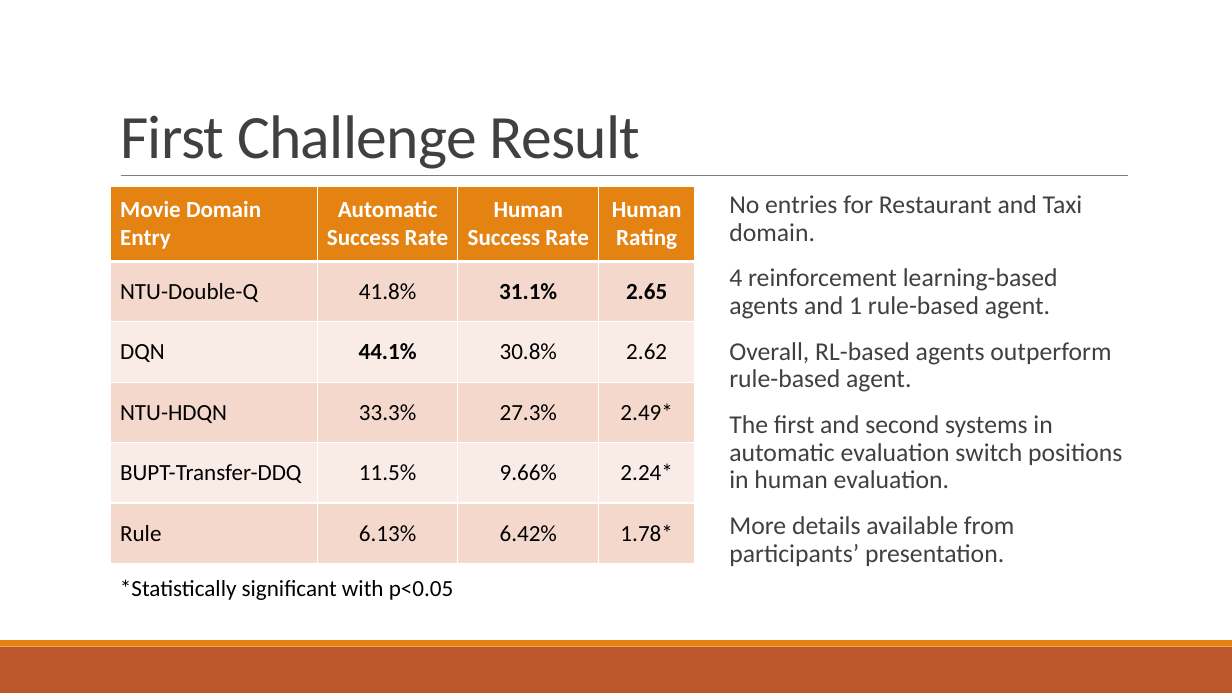
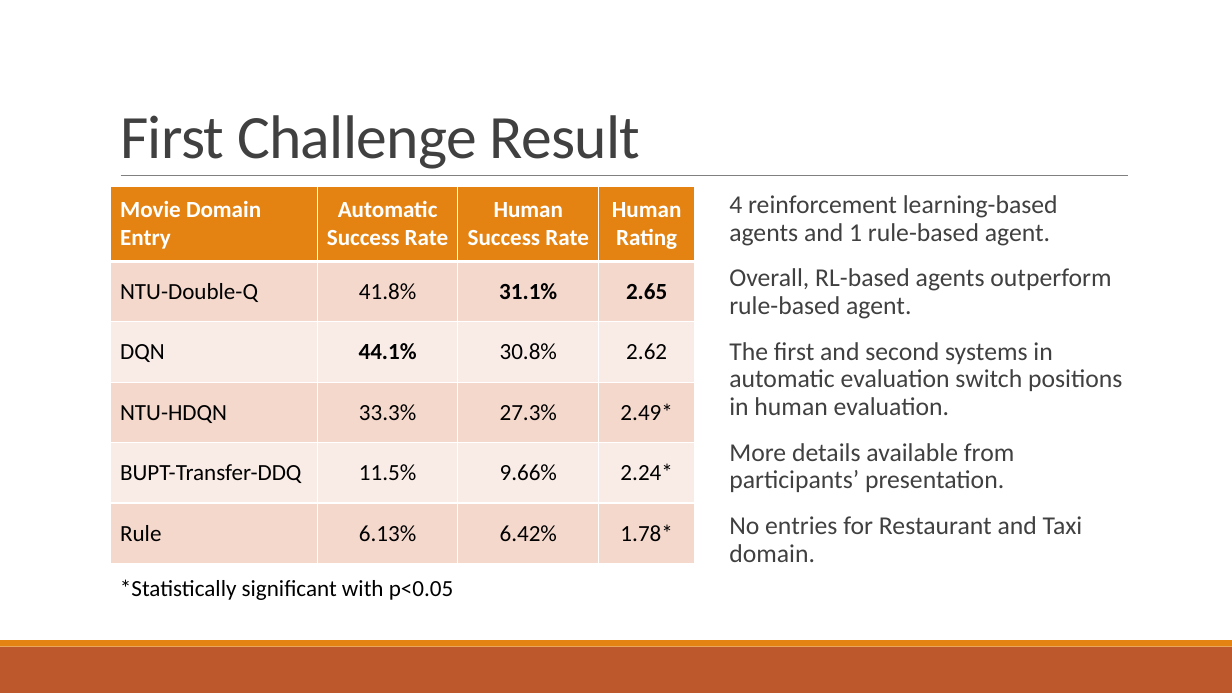
Before and after one commit to xiul-msr/e2e_dialog_challenge, a slide deck: slide 10 of slides/MS_dialog_challenge_result_outlook_sungjin.pptx. Drawn at 1232x693 pixels with LibreOffice and Linux fonts; fonts in the diff are those of the drawing. Boxes give left, top, right and bottom in pixels: in the first picture for what was removed or moved away, otherwise in the second. Text is boxed around its words. In the diff, an @@ line names an element or a change of style, - is before the commit and + after.

```diff
--- a/slides/MS_dialog_challenge_result_outlook_sungjin.pptx
+++ b/slides/MS_dialog_challenge_result_outlook_sungjin.pptx
@@ text at bbox=[729, 195, 1083, 241]: paragraph removed @@
-  No entries for Restaurant and Taxi domain.
@@ text at bbox=[729, 516, 1083, 562]: paragraph added @@
+  No entries for Restaurant and Taxi domain.
```
Also in this commit, not shown: 6 other slides changed.
